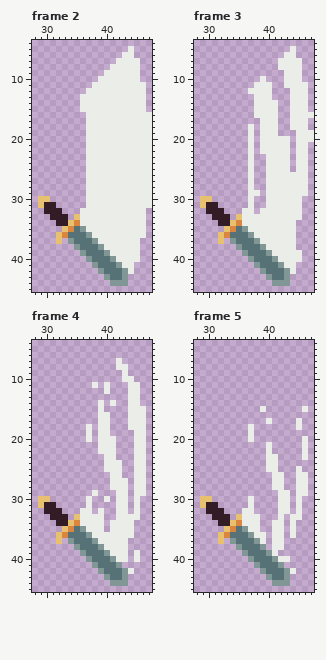
One commit to this pixel-art file: assets/images/attack_sword.aseprite. Above, as it was before the edit.
48x48 pixels, 7 frames. Shown: frame 2: x 28..47, y 4..45; frame 3: x 28..47, y 4..45; frame 4: x 28..47, y 4..45; frame 5: x 28..47, y 4..45. The commit also changed other frames, which this record leaves out.
After:
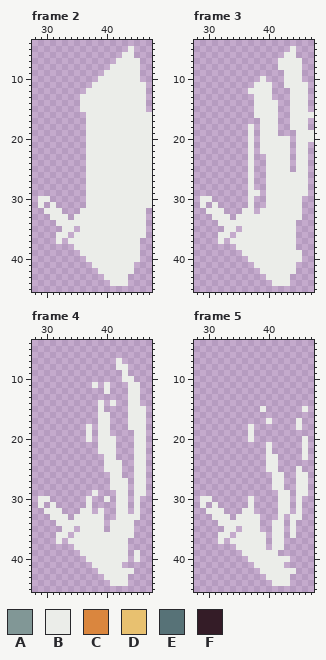
Palette (. is transparent): A #819796  B #ebede9  C #da863e  D #e8c170  E #577277  F #341c27
The exact change:
Frame 2, layer "Layer 1":
Colour A gives way to colour B in row 35 at x 36; in row 36 at x 37; in row 37 at x 34 and 38; in row 38 at x 35 and 39; in row 39 at x 36 and 40; in row 40 at x 37 and 41.
Colour A gives way to colour B in row 41 at x 38 and 42; in row 42 at x 39 and 43; in row 43 at x 40 and 43; in row 44 at x 41 to 43.
Colour C gives way to colour B in row 34 at x 35; in row 35 at x 34; in row 36 at x 33.
Colour D gives way to colour B in row 30 at x 29 to 30; in row 31 at x 29; in row 33 at x 35; in row 34 at x 34; in row 35 at x 33; in rows 36 to 37 at x 32.
Colour E gives way to colour B in row 36 at x 35 to 36; in row 37 at x 35 to 37; in row 38 at x 36 to 38; in row 39 at x 37 to 39; in row 40 at x 38 to 40; in row 41 at x 39 to 41.
Colour E gives way to colour B in row 42 at x 40 to 42; in row 43 at x 41 to 42.
Colour F gives way to colour B in row 31 at x 31; in row 32 at x 30 to 32; in row 33 at x 31 to 33; in row 34 at x 32 to 33.
Colour E is gone in row 35 at x 35; in row 36 at x 34.
Colour F is gone in row 31 at x 30.
Frame 3, layer "Layer 1": the same change as frame 2
Frame 4, layer "Layer 1": the same change as frame 2
Frame 5, layer "Layer 1": the same change as frame 2
